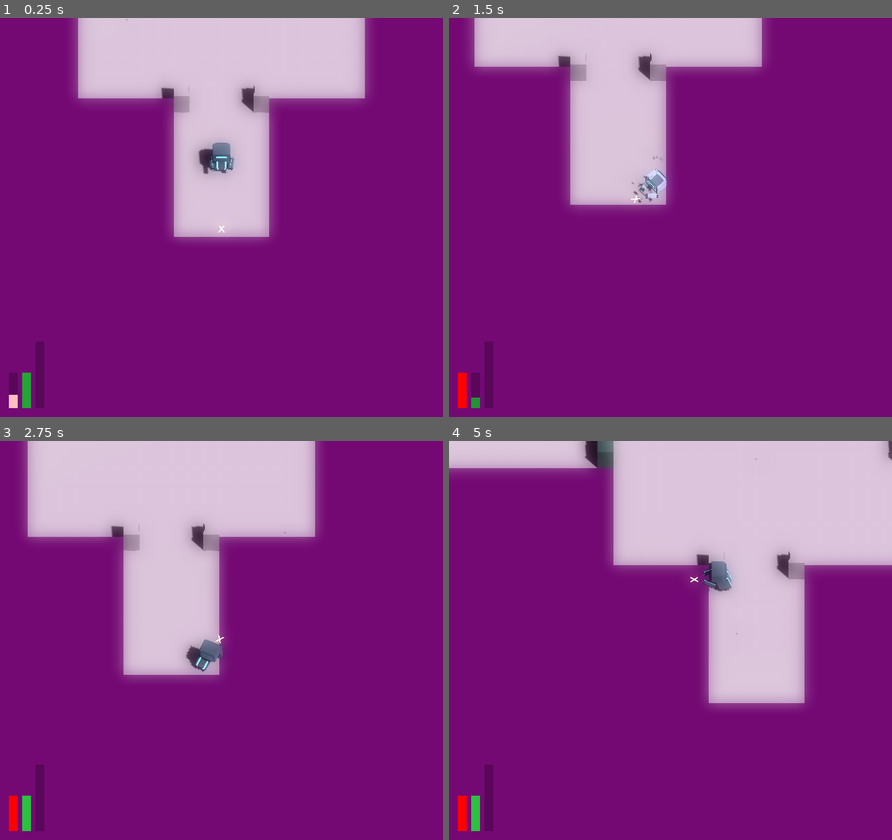
Above: before the commit, frames 1-4 (two rows, left to right).
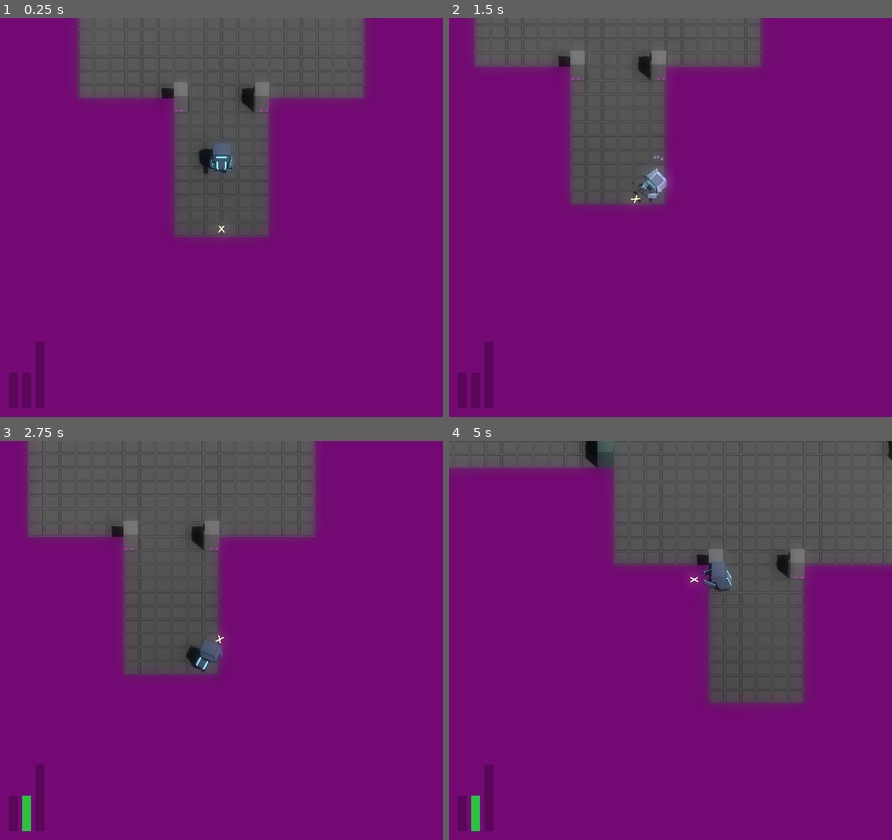
Above: after the commit, the same moments.

Repository: JackEvans24/bullet-absorb
Game: Godot game, scene res://scenes/main.tscn
Two runs of this game, one before a commit and one after it. Both use one fixed random seed, a clock stepped at 60 frames per second and the inputs below.
Inputs (mouse positions are in pixels of both pictures, inside the frame that each line leads up to):
- Up to frame 1 (0.25 s): no input
- Up to frame 2 (1.5 s): move the mouse to (767, 197) at 0.52 s; hold D (move_right) 0.53-1.28 s; hold Ctrl (absorb) 0.53-1.28 s; move the mouse to (581, 237) at 1.27 s; hold S (move_back) from 1.28 s (still down); tap Space (dash) at 1.35 s
- Up to frame 3 (2.75 s): move the mouse to (265, 552) at 2.02 s; release S (move_back) at 2.03 s; press the mouse at (265, 552) at 2.03 s; hold D (move_right) from 2.03 s (still down)
- Up to frame 4 (5 s): move the mouse to (648, 720) at 2.77 s; release D (move_right) at 2.78 s; release the mouse at (648, 720) at 2.78 s; hold W (move_forward) 2.78-3.53 s; tap Ctrl (absorb) at 2.85 s; move the mouse to (803, 700) at 3.52 s; hold A (move_left) from 3.53 s (still down); tap Space (dash) at 3.6 s; move the mouse to (537, 580) at 4.27 s; click (537, 580) at 4.35 s

The runs differ from the first frame. In frame 1, 22% of the frame differs, in the area x 2-83%, y 0-98%; in frame 2, 16%; in frame 3, 24%; in frame 4, 30%, in the area x 0-100%, y 0-98%.
Error after the commit: Invalid access to property or key 'max_power' on a base object of type 'CharacterBody3D (Player)'. (res://scripts/main.gd:22)

Commit message:
refactor: move max power to stats

Diff:
--- a/scripts/data/player_stats.gd
+++ b/scripts/data/player_stats.gd
@@ -1,3 +1,4 @@
 class_name PlayerStats extends Resource
 
 @export var max_health := 5
+@export var max_power := 10
--- a/scripts/mechanics/player/player.gd
+++ b/scripts/mechanics/player/player.gd
@@ -9,8 +9,6 @@
 signal died
 
 enum AbsorbState {Started, Cancelled, Complete}
-
-@export var max_power = 20
 
 @onready var move_state: MoveStateMachine = $MoveState
 @onready var health: Health = $Health
@@ -114,7 +112,7 @@
 	move_state.transition_to(MoveStateConstants.STATE_KNOCKBACK, ctx)
 
 func _on_absorb():
-	if power_count == max_power:
+	if power_count == stats.max_power:
 		return
 	power_count += 1
 	update_power_count()
